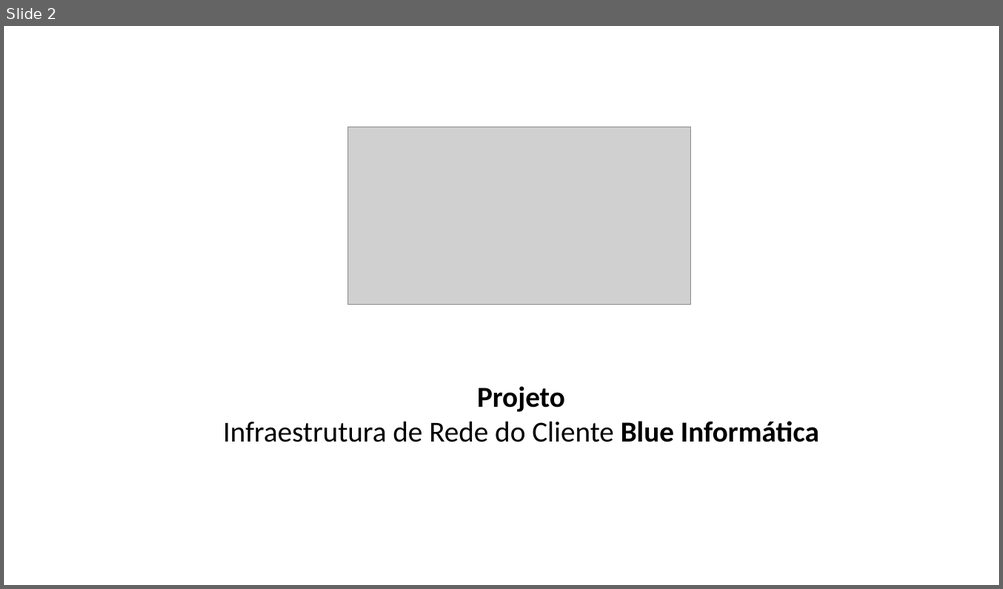
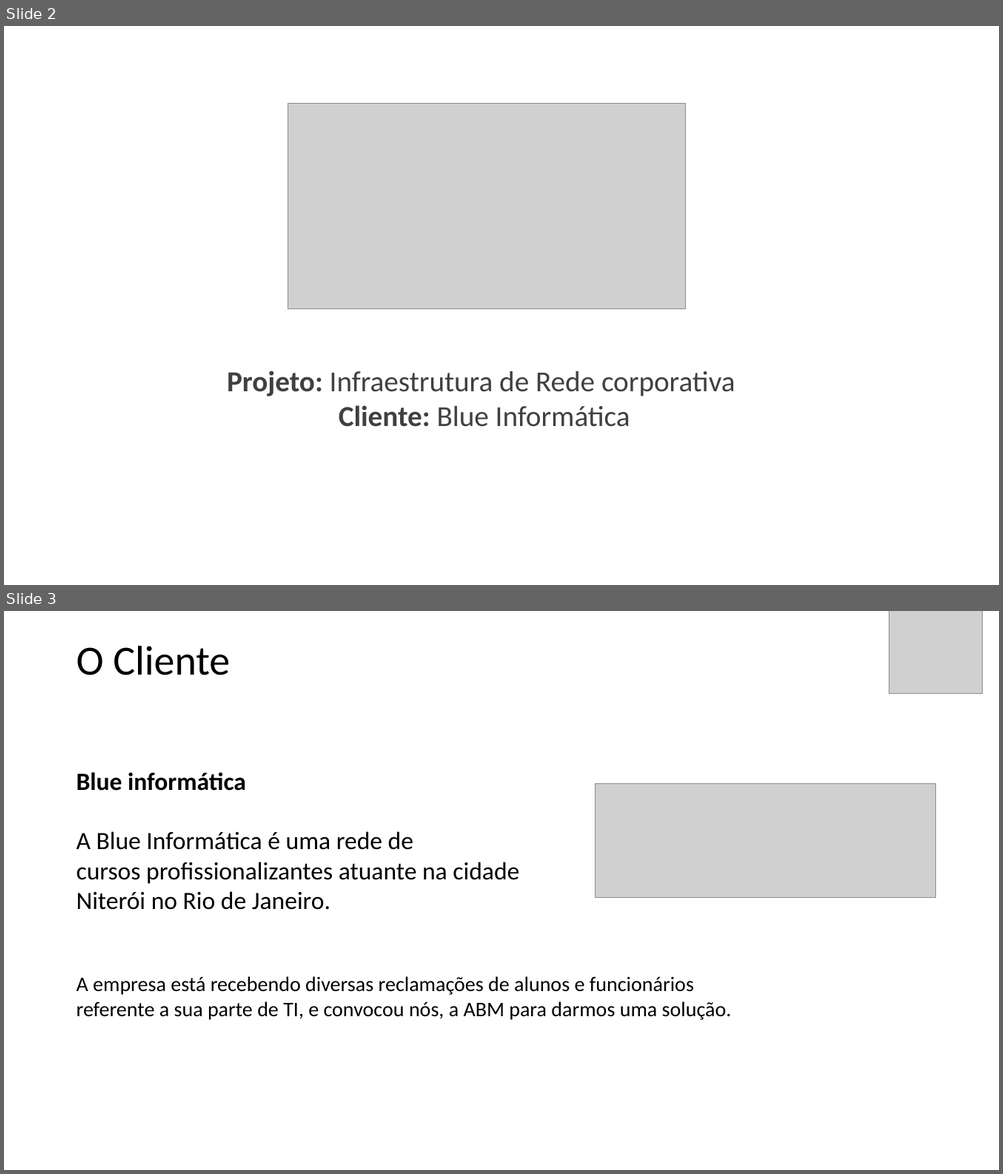
Before and after one commit to YuriSeugirdor/PIM4-GRUPO-C2, a slide deck: DOCUMENTACOES/SLIDE-PIM4.pptx. Shown one above the other, each under a label of ours: slide 2 before the commit, slides 2 and 3 after it. The pictures are 1003x589 and 1003x1174 pixels, drawn with LibreOffice and Linux fonts; fonts in the diff are those of the drawing; grey boxes stand for pictures. Boxes give left, top, right and bottom in pixels: in the first picture for what was removed or moved away, otherwise in the second. Text is boxed around its words. In the diff, an @@ line names an element or a change of style, - is before the commit and + after.

```diff
--- a/DOCUMENTACOES/SLIDE-PIM4.pptx
+++ b/DOCUMENTACOES/SLIDE-PIM4.pptx
@@ slide 3 added at (x1=4, y1=611, x2=999, y2=1170), background #FFFFFF @@
@@ picture added at (x1=889, y1=611, x2=982, y2=694) @@
@@ text added at (x1=77, y1=646, x2=230, y2=675), 40 pt, text #000000 @@
+O Cliente
@@ text added at (x1=77, y1=772, x2=519, y2=910), 24 pt, text #000000 @@
+Blue informática
+A Blue Informática é uma rede de cursos profissionalizantes atuante na cidade Niterói no Rio de Janeiro.
@@ picture added at (x1=595, y1=784, x2=935, y2=898) @@
@@ text added at (x1=77, y1=977, x2=731, y2=1020), 20 pt, text #000000 @@
+A empresa está recebendo diversas reclamações de alunos e funcionários referente a sua parte de TI, e convocou nós, a ABM para darmos uma solução.
@@ slide 2 changed as well @@
@@ picture resized from (x1=348, y1=127, x2=691, y2=305) to (x1=288, y1=104, x2=686, y2=309) @@
@@ text at (x1=227, y1=371, x2=735, y2=427): text changed; text colour #000000 to #404040 @@
-Projeto
-Infraestrutura de Rede do Cliente Blue Informática
+Projeto: Infraestrutura de Rede corporativa
+Cliente: Blue Informática
```
Also in this commit, not shown: 1 other slide changed, 10 other slides added, 19 other files.
